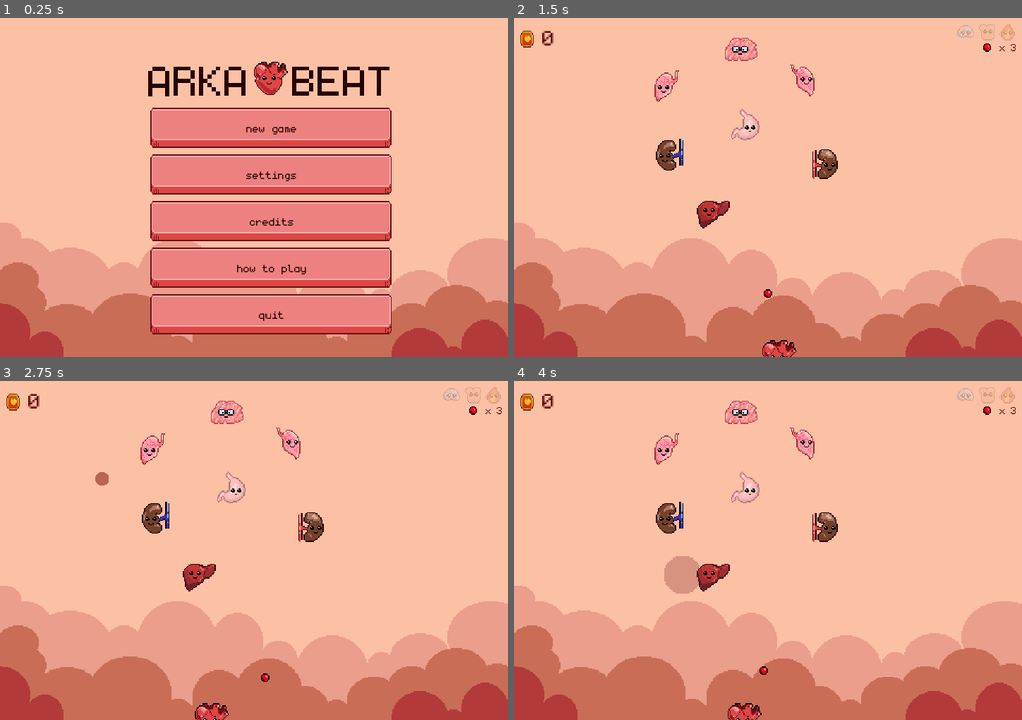
Above: before the commit, frames 1-4 (two rows, left to right).
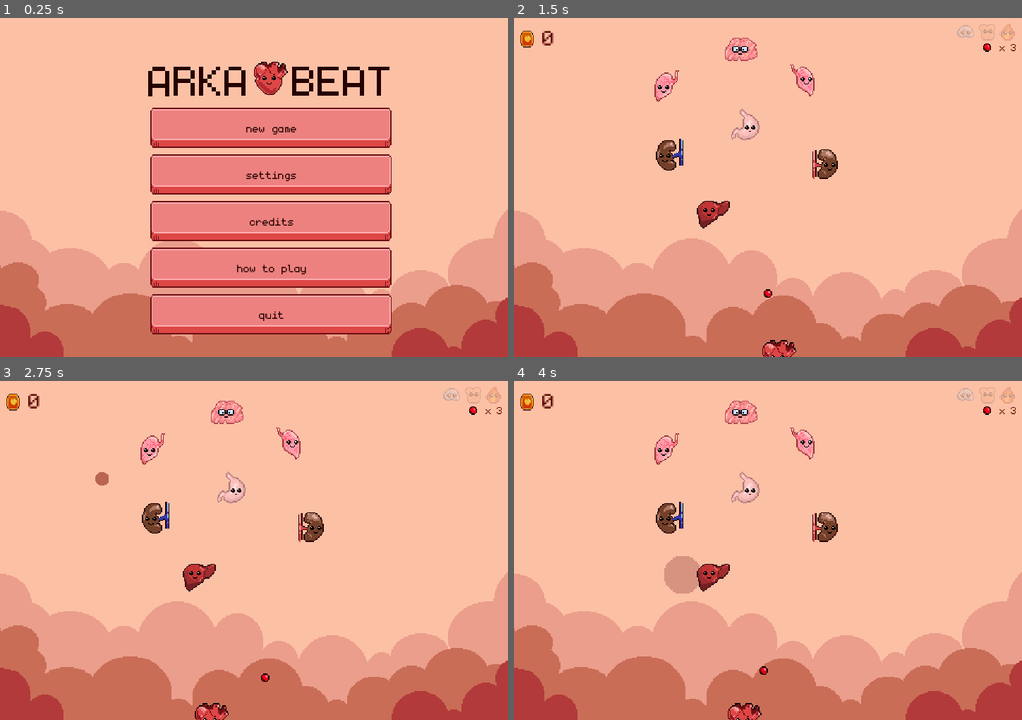
Above: after the commit, the same moments.

Repository: dmitriy-shmilo/arkabeat
Game: Godot game, scene res://screens/title/title.tscn
Two runs of this game, one before a commit and one after it. Both use one fixed random seed, a clock stepped at 60 frames per second and the inputs below. Sound files missing from this copy of the repository are replaced by a short silence.
Inputs (mouse positions are in pixels of both pictures, inside the frame that each line leads up to):
- Up to frame 1 (0.25 s): no input
- Up to frame 2 (1.5 s): click "new game" at 0.5 s; tap Enter at 1.25 s; move the mouse to (798, 187) at 1.27 s
- Up to frame 3 (2.75 s): move the mouse to (228, 550) at 2.02 s
- Up to frame 4 (4 s): move the mouse to (778, 543) at 2.77 s; move the mouse to (762, 557) at 3.52 s

The runs differ from the first frame. In frame 1, 0.7% of the frame differs, in the area x 0-100%, y 56-99%; in frame 2, 0.8%; in frame 3, 0.8%; in frame 4, 0.8%.
Error in both runs: Trying to assign value of type 'AnimatedSprite' to a variable of type 'Sprite'. (res://bat/bat.gd:11)

Commit message:
Increase background width to accommodate for camera shake

Diff:
--- a/src/background.tscn
+++ b/src/background.tscn
@@ -6,9 +6,9 @@
 
 [sub_resource type="AtlasTexture" id=1]
 atlas = ExtResource( 1 )
-region = Rect2( 0, 0, 480, 320 )
+region = Rect2( 0, 0, 580, 320 )
 
-[sub_resource type="ParticlesMaterial" id=6]
+[sub_resource type="ParticlesMaterial" id=2]
 emission_shape = 2
 emission_box_extents = Vector3( 240, 1, 1 )
 flag_disable_z = true
@@ -23,11 +23,11 @@
 scale_random = 1.0
 color = Color( 0.921569, 0.623529, 0.54902, 1 )
 
-[sub_resource type="AtlasTexture" id=2]
+[sub_resource type="AtlasTexture" id=3]
 atlas = ExtResource( 1 )
-region = Rect2( 0, 320, 480, 320 )
+region = Rect2( 0, 320, 580, 320 )
 
-[sub_resource type="ParticlesMaterial" id=7]
+[sub_resource type="ParticlesMaterial" id=4]
 emission_shape = 2
 emission_box_extents = Vector3( 240, 1, 1 )
 flag_disable_z = true
@@ -38,17 +38,17 @@
 scale_random = 1.0
 color = Color( 0.792157, 0.431373, 0.345098, 1 )
 
-[sub_resource type="AtlasTexture" id=3]
-atlas = ExtResource( 1 )
-region = Rect2( 0, 640, 480, 320 )
-
-[sub_resource type="AtlasTexture" id=4]
-atlas = ExtResource( 1 )
-region = Rect2( 0, 960, 480, 320 )
-
 [sub_resource type="AtlasTexture" id=5]
 atlas = ExtResource( 1 )
-region = Rect2( 0, 1280, 480, 320 )
+region = Rect2( 0, 640, 580, 320 )
+
+[sub_resource type="AtlasTexture" id=6]
+atlas = ExtResource( 1 )
+region = Rect2( 0, 960, 580, 320 )
+
+[sub_resource type="AtlasTexture" id=7]
+atlas = ExtResource( 1 )
+region = Rect2( 0, 1280, 580, 320 )
 
 [node name="Background" type="Node2D"]
 script = ExtResource( 3 )
@@ -60,25 +60,25 @@
 position = Vector2( -1.82797, 164.518 )
 amount = 20
 lifetime = 30.0
-process_material = SubResource( 6 )
+process_material = SubResource( 2 )
 texture = ExtResource( 2 )
 
 [node name="Mid" type="Sprite" parent="."]
-texture = SubResource( 2 )
+texture = SubResource( 3 )
 
 [node name="MidParticles" type="Particles2D" parent="."]
 position = Vector2( -1.82797, 164.518 )
 amount = 5
 lifetime = 30.0
-process_material = SubResource( 7 )
+process_material = SubResource( 4 )
 texture = ExtResource( 2 )
 
 [node name="CloseMid" type="Sprite" parent="."]
-texture = SubResource( 3 )
+texture = SubResource( 5 )
 
 [node name="Front" type="Sprite" parent="."]
-texture = SubResource( 4 )
+texture = SubResource( 6 )
 
 [node name="Particles" type="Sprite" parent="."]
 visible = false
-texture = SubResource( 5 )
+texture = SubResource( 7 )
Binary file changed: src/screens/main/background.png
Not shown, changed: art/background.aseprite
